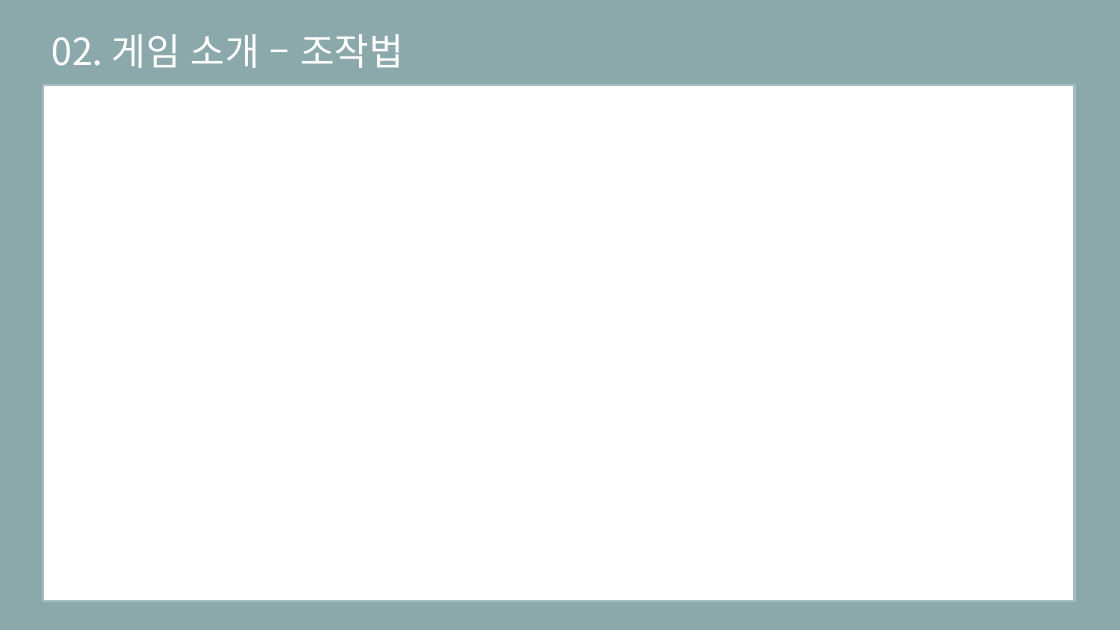
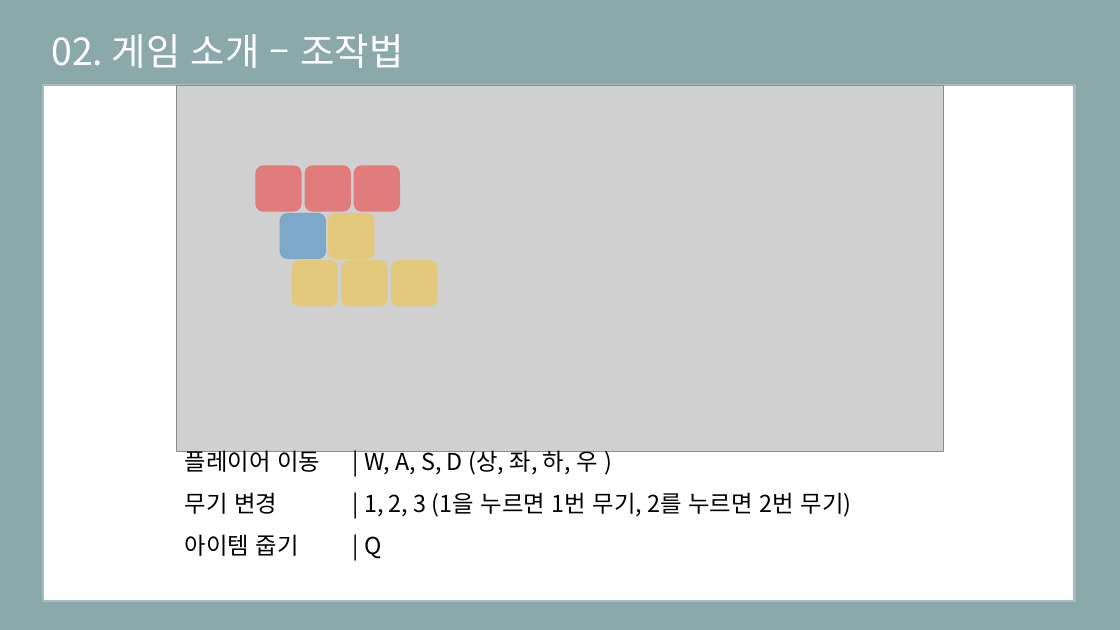
Before and after one commit to eunjiyun/Graduation_Work, a slide deck: slide 11 of Game_Design/2019184003 김 선아 장르 제안서.pptx. Drawn at 1120x630 pixels with LibreOffice and Linux fonts; fonts in the diff are those of the drawing; grey boxes stand for pictures. Boxes give left, top, right and bottom in pixels: in the first picture for what was removed or moved away, otherwise in the second. Text is boxed around its words. In the diff, an @@ line names an element or a change of style, - is before the commit and + after.

```diff
--- a/Game_Design/2019184003 김 선아 장르 제안서.pptx
+++ b/Game_Design/2019184003 김 선아 장르 제안서.pptx
@@ picture added at <box>176,85,944,451</box> @@
@@ rounded rectangle added at <box>255,166,302,212</box>, fill #FF0000 at 40% opacity @@
@@ rounded rectangle added at <box>305,166,351,212</box>, fill #FF0000 at 40% opacity @@
@@ rounded rectangle added at <box>354,166,400,212</box>, fill #FF0000 at 40% opacity @@
@@ rounded rectangle added at <box>280,213,326,259</box>, fill #0070C0 at 40% opacity @@
@@ rounded rectangle added at <box>329,213,375,259</box>, fill #FFC000 at 40% opacity @@
@@ rounded rectangle added at <box>292,260,338,307</box>, fill #FFC000 at 40% opacity @@
@@ rounded rectangle added at <box>341,260,387,307</box>, fill #FFC000 at 40% opacity @@
@@ rounded rectangle added at <box>392,260,438,307</box>, fill #FFC000 at 40% opacity @@
@@ text added at <box>185,446,852,559</box>, 20 pt, text #000000 @@
+플레이어 이동 | W, A, S, D (상, 좌, 하, 우 )
+무기 변경 | 1, 2, 3 (1을 누르면 1번 무기, 2를 누르면 2번 무기)
+아이템 줍기 | Q
```
Also in this commit, not shown: 1 other slide changed.
